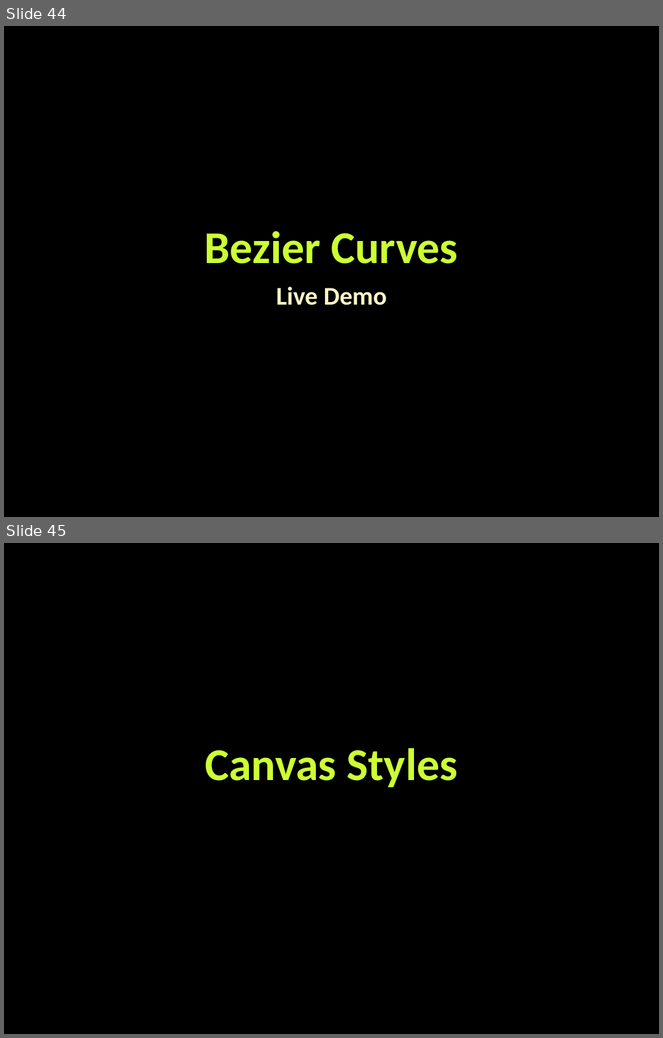
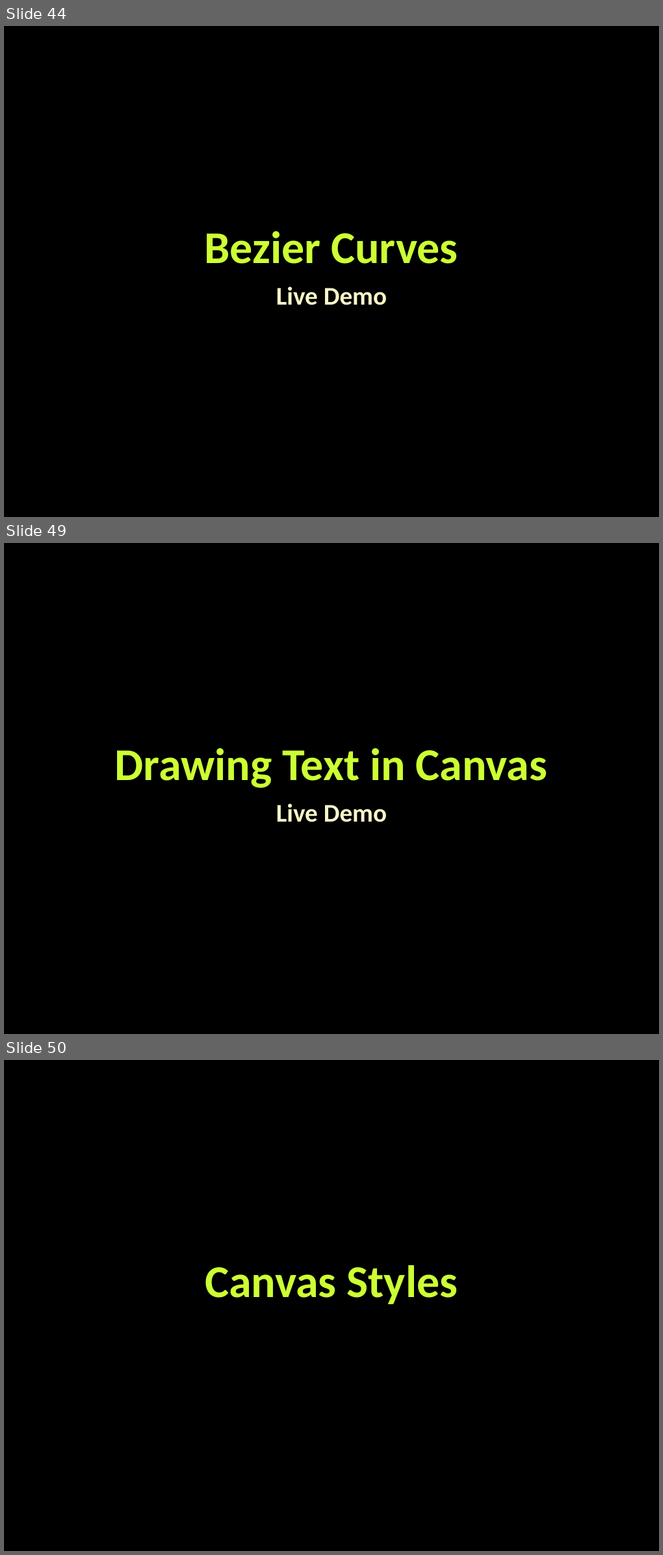
Before and after one commit to StefanSinapov/TelerikAcademy, a slide deck: 8. JavaScript UI & DOM/Lectures/02. Canvas.pptx. Shown one above the other, each under a label of ours: slides 44 and 45 before the commit, slides 44, 49 and 50 after it; the slides between them are not shown. The pictures are 663x1038 and 663x1555 pixels, drawn with LibreOffice and Linux fonts; fonts in the diff are those of the drawing; background and template pictures are left out. Boxes give left, top, right and bottom in pixels: in the first picture for what was removed or moved away, otherwise in the second. Text is boxed around its words. In the diff, an @@ line names an element or a change of style, - is before the commit and + after.

```diff
--- a/8. JavaScript UI & DOM/Lectures/02. Canvas.pptx
+++ b/8. JavaScript UI & DOM/Lectures/02. Canvas.pptx
@@ slide 49 added at <box>4,543,659,1034</box>, background picture (left out) @@
@@ title added at <box>115,748,548,788</box>, 50 pt, text #CCFF33, bold @@
+Drawing Text in Canvas
@@ subtitle added at <box>276,804,387,823</box>, 28 pt, text #FAF7C8, bold @@
+Live Demo
@@ what was slide 45 is now slide 50 @@
```
Also in this commit, not shown: 9 slides changed, 4 other slides added, 6 other files.
